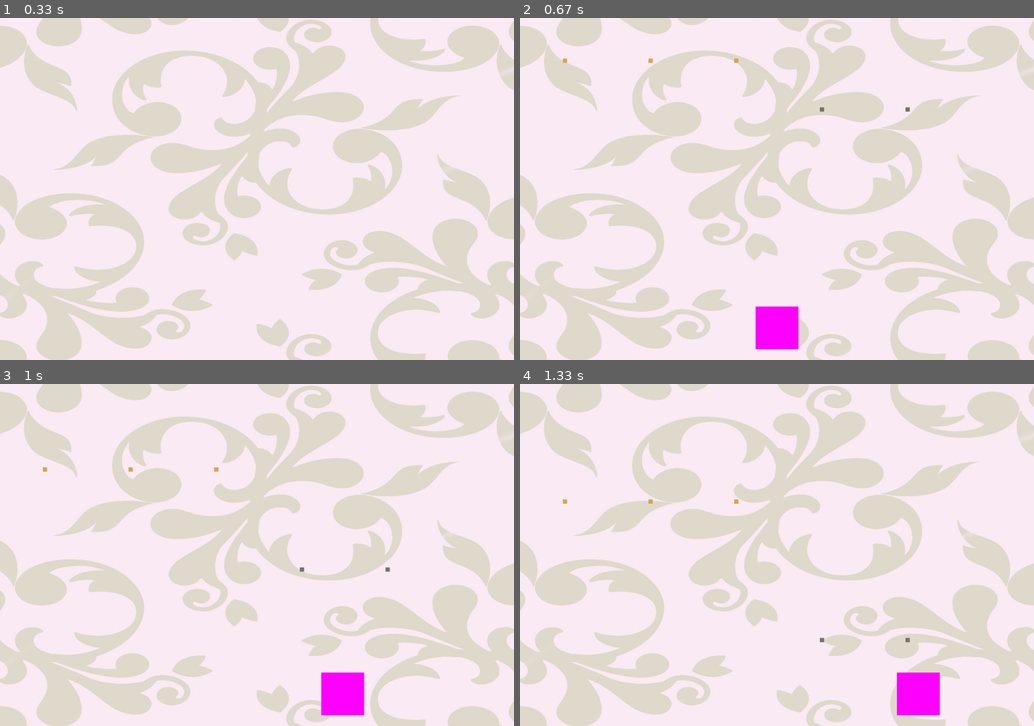
Above: before the commit, frames 1-4 (two rows, left to right).
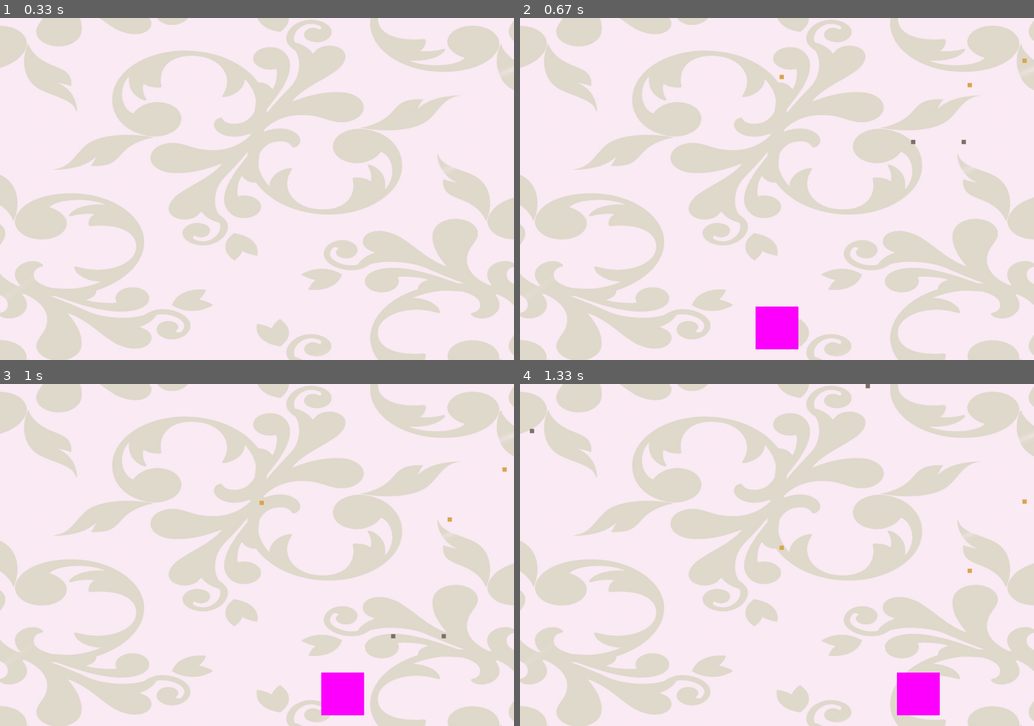
Above: after the commit, the same moments.

Repository: sydsydbrown/CRT420pygame
Game: pygame game, started from main.py
The game is run twice, just before and just after one commit, with the same random seed, the same clock (stepped at 60 frames per second) and the same inputs.
Inputs:
- Up to frame 1 (0.33 s): no input
- Up to frame 2 (0.67 s): tap R at 0.33 s
- Up to frame 3 (1 s): hold D from 0.67 s (still down)
- Up to frame 4 (1.33 s): release D at 1.13 s; hold D from 1.17 s (still down); tap F at 1.23 s

Frame 1 is identical in both runs. In frame 2, 0.1% of the frame differs, in the area x 8-99%, y 11-37%; in frame 3, 0.1%; in frame 4, 0.1%.

Commit message:
formatted code and made more polishing changes before images are added in for the final version

Diff:
--- a/Button.py
+++ b/Button.py
@@ -1,3 +1,7 @@
+# we aren't actually even using this
+# i just left it here bc i made it
+# it doesn't even work right lol
+
 import pygame
 
 class Button:
--- a/Crumb.py
+++ b/Crumb.py
@@ -7,12 +7,12 @@
     #class vars with constant starting vals
     width = 10
     height = 10
-    speed = random.randint(5,10)
 
     #constructor funtion
-    def __init__(self, _x, _y):
+    def __init__(self, _x, _y, _speed):
         self.x = _x
         self.y = _y
+        self.speed = _speed
 
     #render function
     def render(self, _surface):
@@ -22,16 +22,16 @@
         pygame.draw.rect(_surface, (219, 167, 77), self.crumbRect)
 
     #movement function
-    def crumbMove(self, aWidth, aHeight):
+    def crumbMove(self, _width, _height):
         self.y += self.speed
-        if self.y >= aHeight:
+        if self.y >= _height:
             self.y = 0
-            self.x = random.randint(0, aWidth)
+            self.x = random.randint(10, _width - 10)
 
     #interaction with player (add points)
-    def addPoints(self, target, aWidth):
+    def addPoints(self, target, _width):
         if target.ratRect.colliderect(self.crumbRect):
             target.points += 1
             self.y = 0
-            self.x = random.randint(0, aWidth)
+            self.x = random.randint(10, _width - 10)
             print("point added")
--- a/Knife.py
+++ b/Knife.py
@@ -1,18 +1,17 @@
 import random
 import pygame
-
 
 class Knife:
 
     #class vars with constant starting vals
     width = 10
     height = 10
-    speed = random.randint(10, 15)
 
     #constructor funtion
-    def __init__(self, _x, _y):
+    def __init__(self, _x, _y, _speed):
         self.x = _x
         self.y = _y
+        self.speed = _speed
 
     #render function
     def render(self, _surface):
@@ -22,16 +21,16 @@
         pygame.draw.rect(_surface, (122, 117, 106), self.knifeRect)
 
     #movement function
-    def knifeMove(self, aWidth, aHeight):
+    def knifeMove(self, _width, _height):
         self.y += self.speed
-        if self.y >= aHeight:
+        if self.y >= _height:
             self.y = 0
-            self.x = random.randint(0, aWidth)
+            self.x = random.randint(10, _width - 10)
 
     #interaction with player (take health)
-    def takeHealth(self, target, aWidth):
-        if target.ratRect.colliderect(self.knifeRect):
-            target.health -= 1
+    def takeHealth(self, _target, _width):
+        if _target.ratRect.colliderect(self.knifeRect):
+            _target.health -= 1
             self.y = 0
-            self.x = random.randint(0, aWidth)
+            self.x = random.randint(10, _width - 10)
             print("taken health")
--- a/Rat.py
+++ b/Rat.py
@@ -1,4 +1,5 @@
 import pygame
+
 WIDTH = 1200
 HEIGHT = 800
 WINDOW = pygame.display.set_mode((WIDTH, HEIGHT))
@@ -7,7 +8,7 @@
 class Rat:
 
     #class vars with constant starting vals
-    health = 5
+    health = 3
     width = 100
     height = 100
     speed = 10
--- a/main.py
+++ b/main.py
@@ -1,11 +1,11 @@
 #####
-# This file will hold all of the main functionality of our game
+# This file holds all of the main functionality of our game
 #####
 import pygame
+import random
 from Crumb import Crumb
 from Knife import Knife
 from Rat import Rat
-from Button import Button
 
 # define the size of the game window
 WIDTH = 1200
@@ -15,28 +15,28 @@
 kitchenFloor = pygame.image.load("data/kitchenFloor.JPG")
 loseScreen = pygame.image.load("data/loseScreen.JPEG")
 
-
 # make the game window option
 WINDOW = pygame.display.set_mode((WIDTH, HEIGHT))
 # name the game window
 pygame.display.set_caption("Remy's Day Off")
 # frame rate of game per second
 FPS = 60
-# busted switch case things
+# busted switch case
 switchVal = 0
 # creating a player
 player = Rat(WIDTH/2 - 50, 675)
-# making a crumb
-crumb1 = Crumb(100, 0)
-crumb2 = Crumb(300, 0)
-crumb3 = Crumb(500, 0)
-# making a knife
-knife1 = Knife(700, 0)
-knife2 = Knife(900, 0)
+# making crumbs
+crumb1 = Crumb(random.randint(10, WIDTH - 10), 0, random.randint(5, 10))
+crumb2 = Crumb(random.randint(10, WIDTH - 10), 0, random.randint(5, 10))
+crumb3 = Crumb(random.randint(10, WIDTH - 10), 0, random.randint(5, 10))
+# making knives
+knife1 = Knife(random.randint(10, WIDTH - 10), 0, random.randint(10, 15))
+knife2 = Knife(random.randint(10, WIDTH - 10), 0, random.randint(10, 15))
 
 # fill background with image for play screen
-WINDOW.blit(kitchenFloor, (0,0)) # not working
+WINDOW.blit(kitchenFloor, (0,0))
 
+# this function makes you win the game with 15 points and lose if you've died
 def gameConditions():
     global switchVal
 
@@ -46,6 +46,7 @@
     if player.isDead == True:
         switchVal = 3
 
+# this function handles key presses for movement and resets
 def buttonPresses():
     global switchVal
 
@@ -54,22 +55,21 @@
     # this gets a list of booleans showing which keys are currently pressed
     keysPressed = pygame.key.get_pressed()
 
-
-
-    # if the 'r' key is pressed
+    # if the 'r' key is pressed start the game
     if keysPressed[pygame.K_r] == True:
         if switchVal == 0:
             switchVal = 1
 
+    # if the 'f' key is pressed go to the menu
     if keysPressed[pygame.K_f] == True:
         if switchVal > 0:
             switchVal = 0
 
-    # if the 'a' key is pressed
+    # if the 'a' key is pressed move left
     if keysPressed[pygame.K_a] == True:
         player.x -= player.speed
 
-    #if the 'd' key is pressed
+    #if the 'd' key is pressed move right
     elif keysPressed[pygame.K_d] == True:
         player.x += player.speed
 
@@ -113,8 +113,7 @@
             player.render(WINDOW)
             player.ratDeath()
 
-            print("health", player.health)
-            print("points", player.points)
+            #i need to make a function in the rat class that displays points and health with text
 
             # yes i could have used lists for the crumbs and knives
             # no i did not want to
@@ -149,8 +148,6 @@
             buttonPresses()
             #put in stuff here to load the losing screen
 
-
-
         # put code here that should be ran every frame
         pygame.display.update()
 
